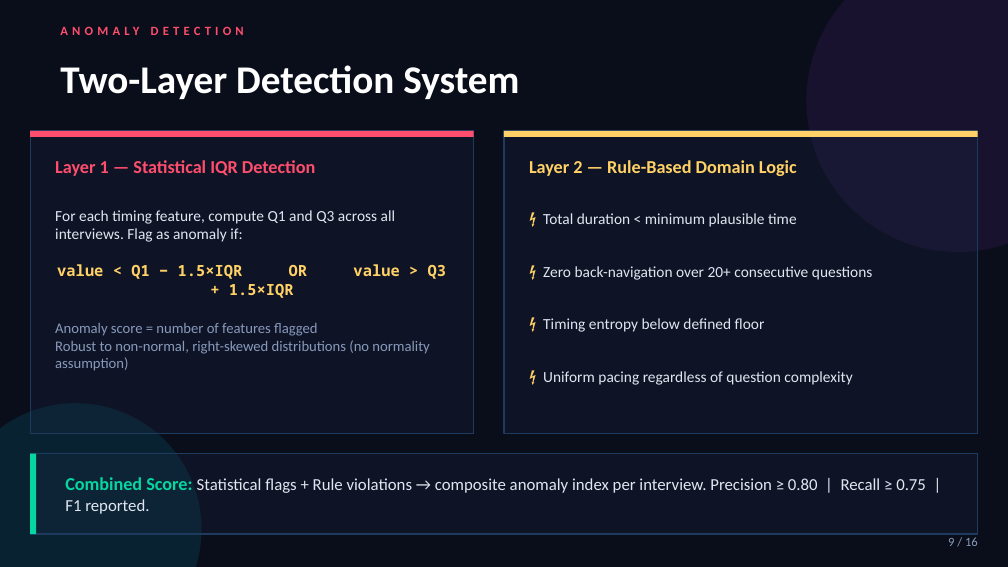
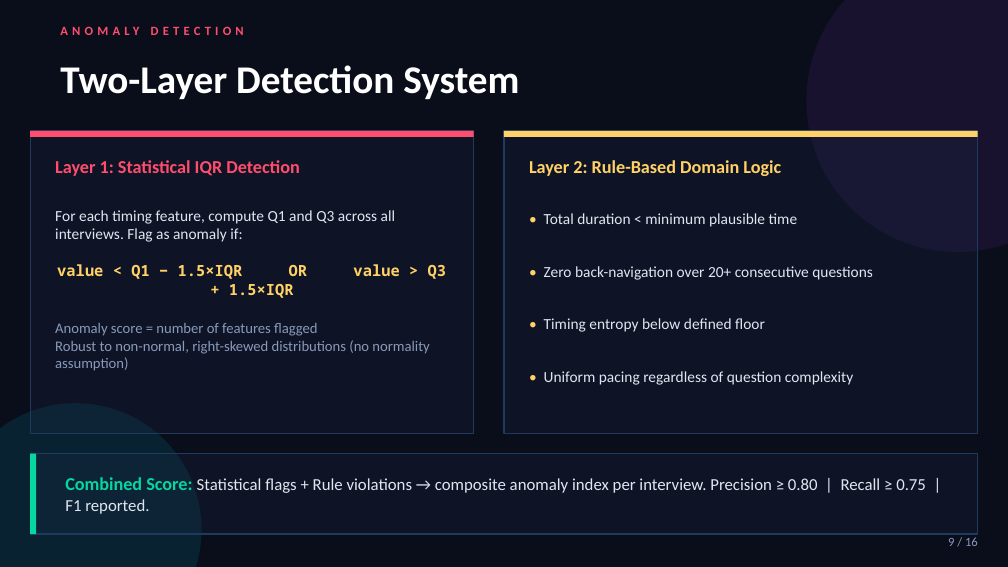
Before and after one commit to Samuelkaoma-eng/SKACE-TIME-DATA, a slide deck: slide 9 of docs/deliverables/Kaoma_Paradata_Presentation.pptx. Drawn at 1008x567 pixels with LibreOffice and Linux fonts; fonts in the diff are those of the drawing. Boxes give left, top, right and bottom in pixels: in the first picture for what was removed or moved away, otherwise in the second. Text is boxed around its words. In the diff, an @@ line names an element or a change of style, - is before the commit and + after.

```diff
--- a/docs/deliverables/Kaoma_Paradata_Presentation.pptx
+++ b/docs/deliverables/Kaoma_Paradata_Presentation.pptx
@@ text at [55, 160, 299, 176]: text changed @@
-Layer 1 — Statistical IQR Detection
+Layer 1: Statistical IQR Detection
@@ text at [529, 160, 781, 176]: text changed @@
-Layer 2 — Rule-Based Domain Logic
+Layer 2: Rule-Based Domain Logic
@@ text at [544, 213, 798, 227]: text changed @@
-⚡ Total duration < minimum plausible time
+• Total duration < minimum plausible time
@@ text at [544, 266, 873, 280]: text changed @@
-⚡ Zero back-navigation over 20+ consecutive questions
+• Zero back-navigation over 20+ consecutive questions
@@ text at [544, 318, 765, 332]: text changed @@
-⚡ Timing entropy below defined floor
+• Timing entropy below defined floor
@@ text at [544, 371, 853, 385]: text changed @@
-⚡ Uniform pacing regardless of question complexity
+• Uniform pacing regardless of question complexity
```
Also in this commit, not shown: 10 other slides changed, 6 other files.
